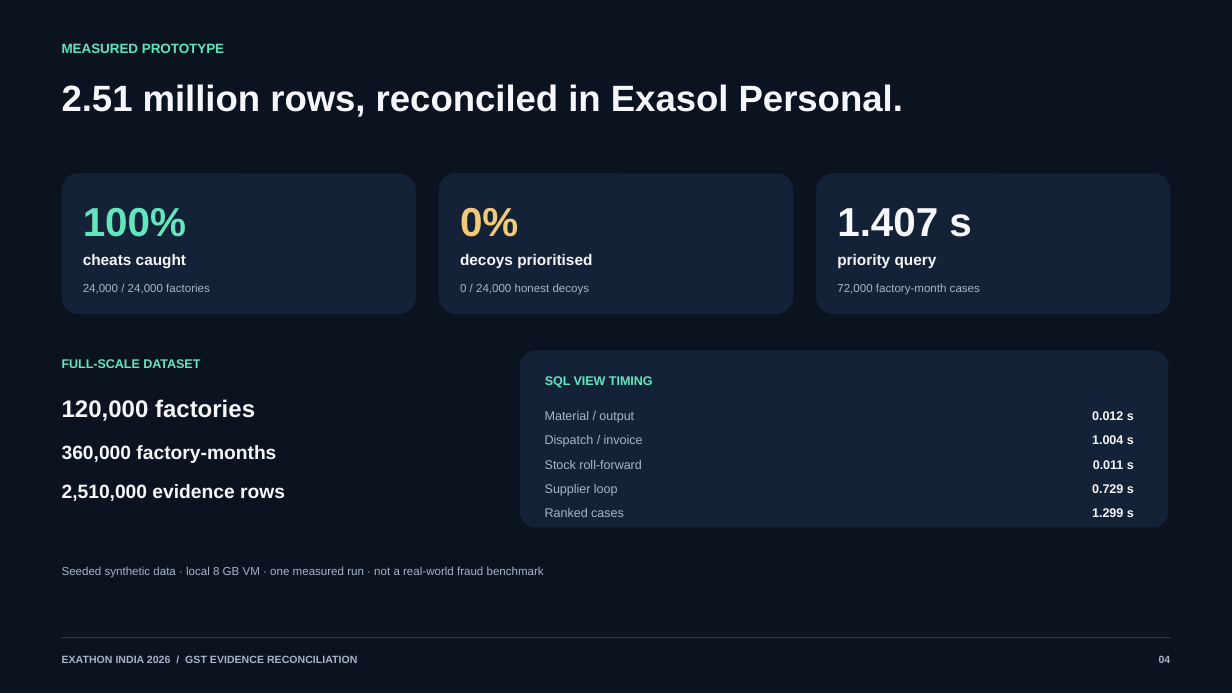
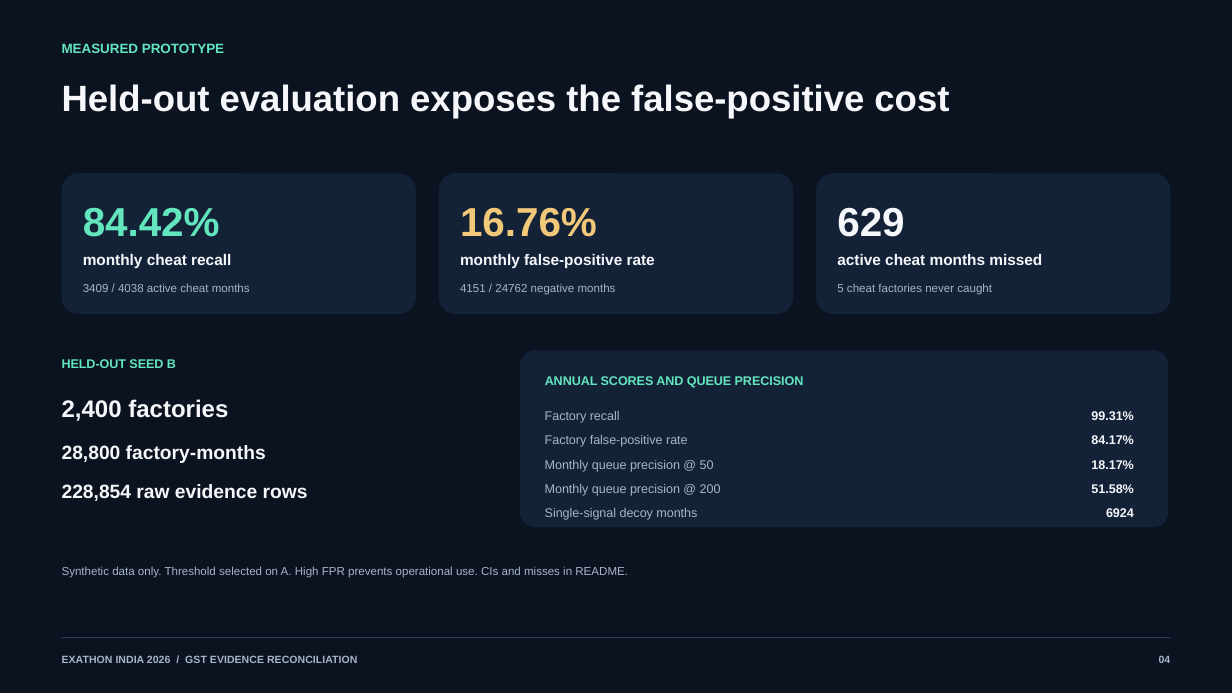
Before and after one commit to kushagragupta2005/gst-evidence-reconciliation, a slide deck: slide 4 of deliverables/exathon-india-2026-pitch.pptx. Drawn at 1232x693 pixels with LibreOffice and Linux fonts; fonts in the diff are those of the drawing. Boxes give left, top, right and bottom in pixels: in the first picture for what was removed or moved away, otherwise in the second. Text is boxed around its words. In the diff, an @@ line names an element or a change of style, - is before the commit and + after.

Commit message:
Phase 1: replace circular benchmark with held-out evaluation and honest error analysis

```diff
--- a/deliverables/exathon-india-2026-pitch.pptx
+++ b/deliverables/exathon-india-2026-pitch.pptx
@@ text at (62,84,949,118): text changed @@
-2.51 million rows, reconciled in Exasol Personal.
+Held-out evaluation exposes the false-positive cost
@@ text at (83,208,220,237): text changed @@
-100%
+84.42%
@@ text at (460,207,597,237): text changed @@
-0%
+16.76%
@@ text at (837,207,904,237): text changed @@
-1.407 s
+629
@@ text at (83,254,231,268): text changed @@
-cheats caught
+monthly cheat recall
@@ text at (460,254,655,268): text changed @@
-decoys prioritised
+monthly false-positive rate
@@ text at (837,254,1042,265): text changed @@
-priority query
+active cheat months missed
@@ text at (83,283,250,292): text changed @@
-24,000 / 24,000 factories
+3409 / 4038 active cheat months
@@ text at (460,283,616,295): text changed @@
-0 / 24,000 honest decoys
+4151 / 24762 negative months
@@ text at (837,283,992,295): text changed @@
-72,000 factory-month cases
+5 cheat factories never caught
@@ text at (62,358,176,371): text changed @@
-FULL-SCALE DATASET
+HELD-OUT SEED B
@@ text at (545,376,804,388): text changed @@
-SQL VIEW TIMING
+ANNUAL SCORES AND QUEUE PRECISION
@@ text at (62,399,228,421): text changed @@
-120,000 factories
+2,400 factories
@@ text at (545,411,620,423): text changed @@
-Material / output
+Factory recall
@@ text at (1091,411,1133,420): text changed @@
-0.012 s
+99.31%
@@ text at (62,445,266,463): text changed @@
-360,000 factory-months
+28,800 factory-months
@@ text at (545,435,688,447): text changed @@
-Dispatch / invoice
+Factory false-positive rate
@@ text at (1091,435,1133,444): text changed @@
-1.004 s
+84.17%
@@ text at (545,460,714,472): text changed @@
-Stock roll-forward
+Monthly queue precision @ 50
@@ text at (1091,460,1133,469): text changed @@
-0.011 s
+18.17%
@@ text at (62,484,308,501): text changed @@
-2,510,000 evidence rows
+228,854 raw evidence rows
@@ text at (545,484,721,496): text changed @@
-Supplier loop
+Monthly queue precision @ 200
@@ text at (545,508,697,520): text changed @@
-Ranked cases
+Single-signal decoy months
@@ text at (1091,484,1133,493): text changed @@
-0.729 s
+51.58%
@@ text at (1106,508,1134,517): text changed @@
-1.299 s
+6924
@@ text at (62,566,628,578): text changed @@
-Seeded synthetic data · local 8 GB VM · one measured run · not a real-world fraud benchmark
+Synthetic data only. Threshold selected on A. High FPR prevents operational use. CIs and misses in README.
```
Also in this commit, not shown: 2 other slides changed, 24 other files.
